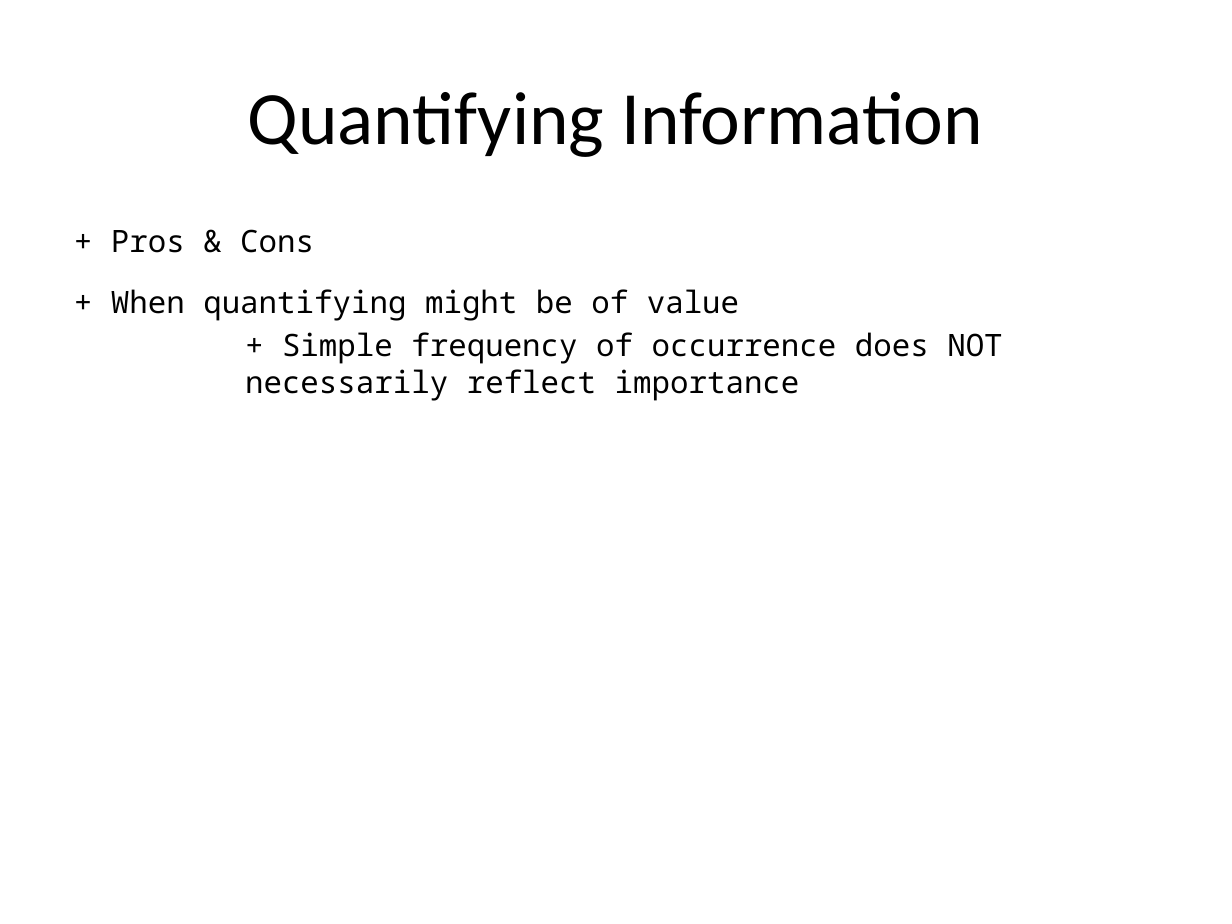
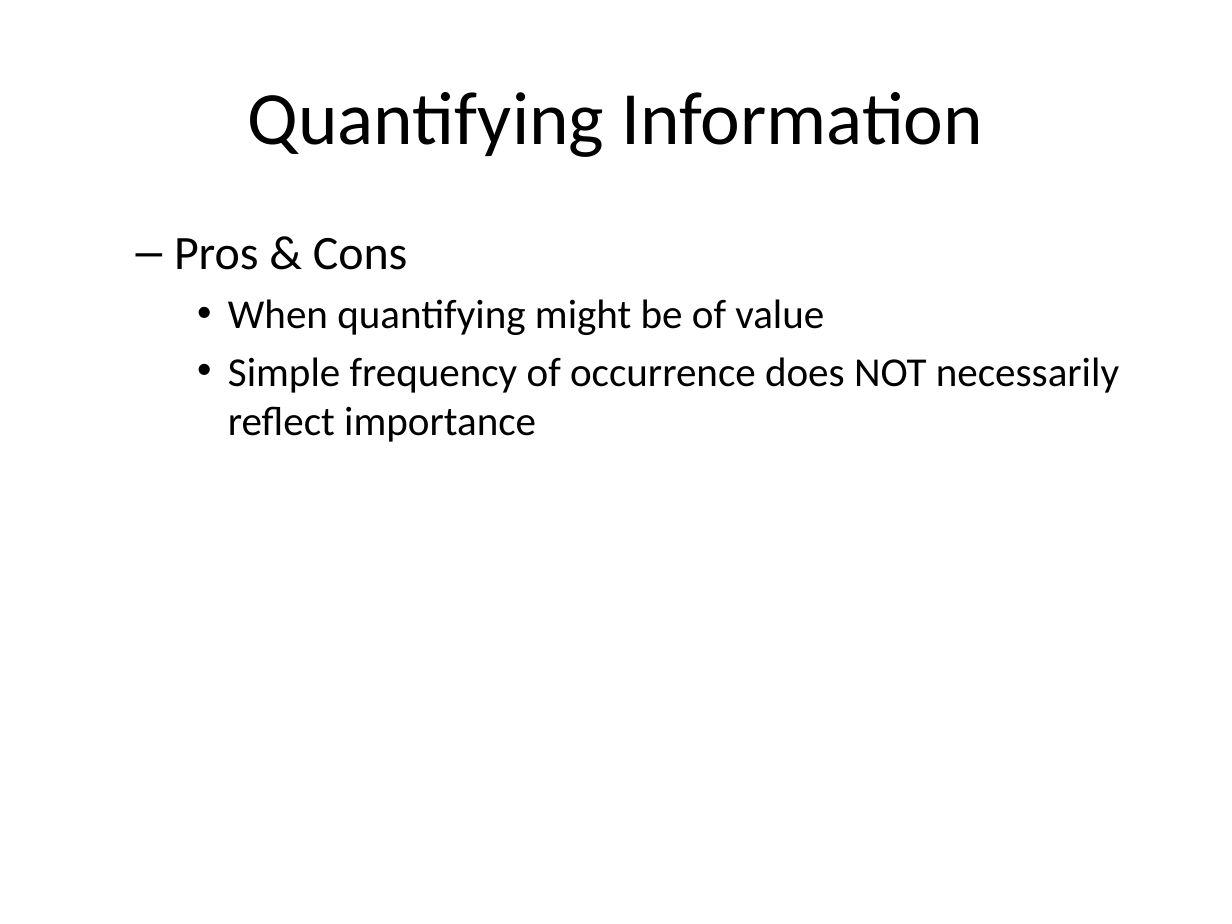
Before and after one commit to classes-medb/5510, a slide deck: slide 107 of src/video-12-hypothesis-testing.pptx (slide 86 before the commit). Drawn at 1232x924 pixels with LibreOffice and Linux fonts; fonts in the diff are those of the drawing. Boxes give left, top, right and bottom in pixels: in the first picture for what was removed or moved away, otherwise in the second. Text is boxed around its words. In the diff, an @@ line names an element or a change of style, - is before the commit and + after.

```diff
--- a/src/video-12-hypothesis-testing.pptx
+++ b/src/video-12-hypothesis-testing.pptx
@@ text at (174, 238, 1119, 442): text changed; size 18 to 24 pt; font Noto Sans Mono to Calibri @@
-+ Pros & Cons
-+ When quantifying might be of value
-+ Simple frequency of occurrence does NOT necessarily reflect importance
+  – Pros & Cons
+    • When quantifying might be of value
+    • Simple frequency of occurrence does NOT necessarily reflect importance
```
Also in this commit, not shown: 8 other slides changed, 33 slides added, 3 slides removed, 21 other files.
